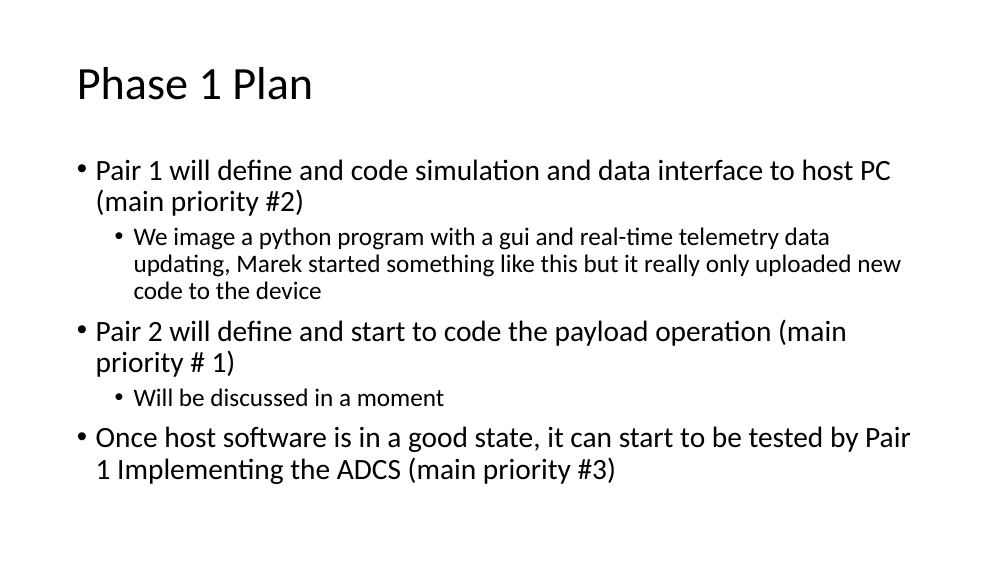
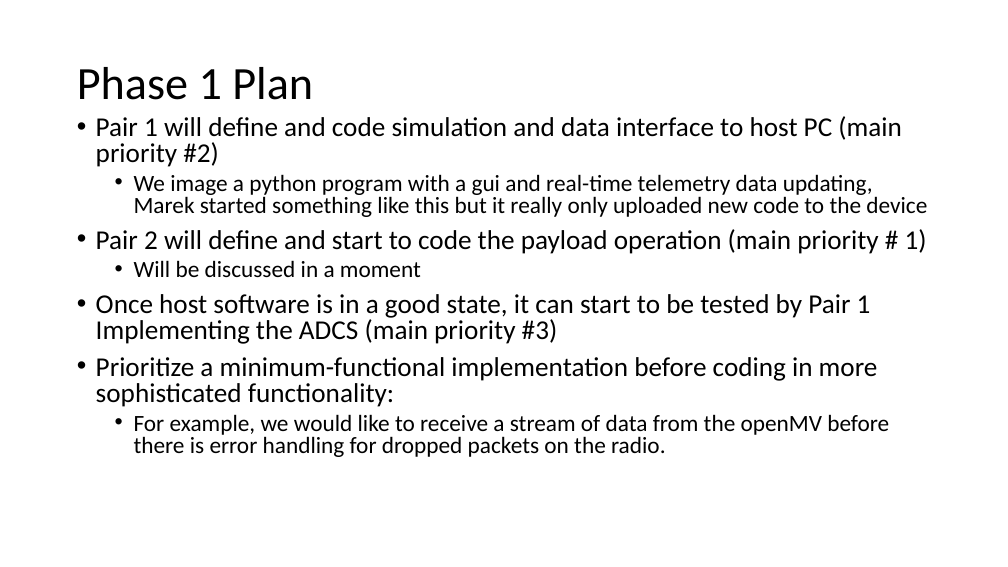
Before and after one commit to erichtang/mainboard, a slide deck: slide 19 of software/foras-promineo/Foras Promineo Software Primer.pptx (slide 16 before the commit). Drawn at 1008x567 pixels with LibreOffice and Linux fonts; fonts in the diff are those of the drawing. Boxes give left, top, right and bottom in pixels: in the first picture for what was removed or moved away, otherwise in the second. Text is boxed around its words. In the diff, an @@ line names an element or a change of style, - is before the commit and + after.

```diff
--- a/software/foras-promineo/Foras Promineo Software Primer.pptx
+++ b/software/foras-promineo/Foras Promineo Software Primer.pptx
@@ text "Pair 1 will define and ..." moved from (x1=96, y1=159, x2=911, y2=484) to (x1=96, y1=116, x2=927, y2=457) @@
@@ text at (x1=96, y1=116, x2=927, y2=344): size 28 to 25.9 pt in "Pair 1 will define and code simulation ...", "Pair 2 will define and start to ...", "Once host software is in a good ..."; size 24 to 22.2 pt in "We image a python program with a ...", "Will be discussed in a moment"; line spacing 0.9 to 0.8 @@
@@ text at (x1=96, y1=357, x2=889, y2=457): paragraphs added @@
+• Prioritize a minimum-functional implementation before coding in more sophisticated functionality:
+  • For example, we would like to receive a stream of data from the openMV before there is error handling for dropped packets on the radio.
```
Also in this commit, not shown: 25 other slides changed, 10 slides added, 4 slides removed, 10 other files.
